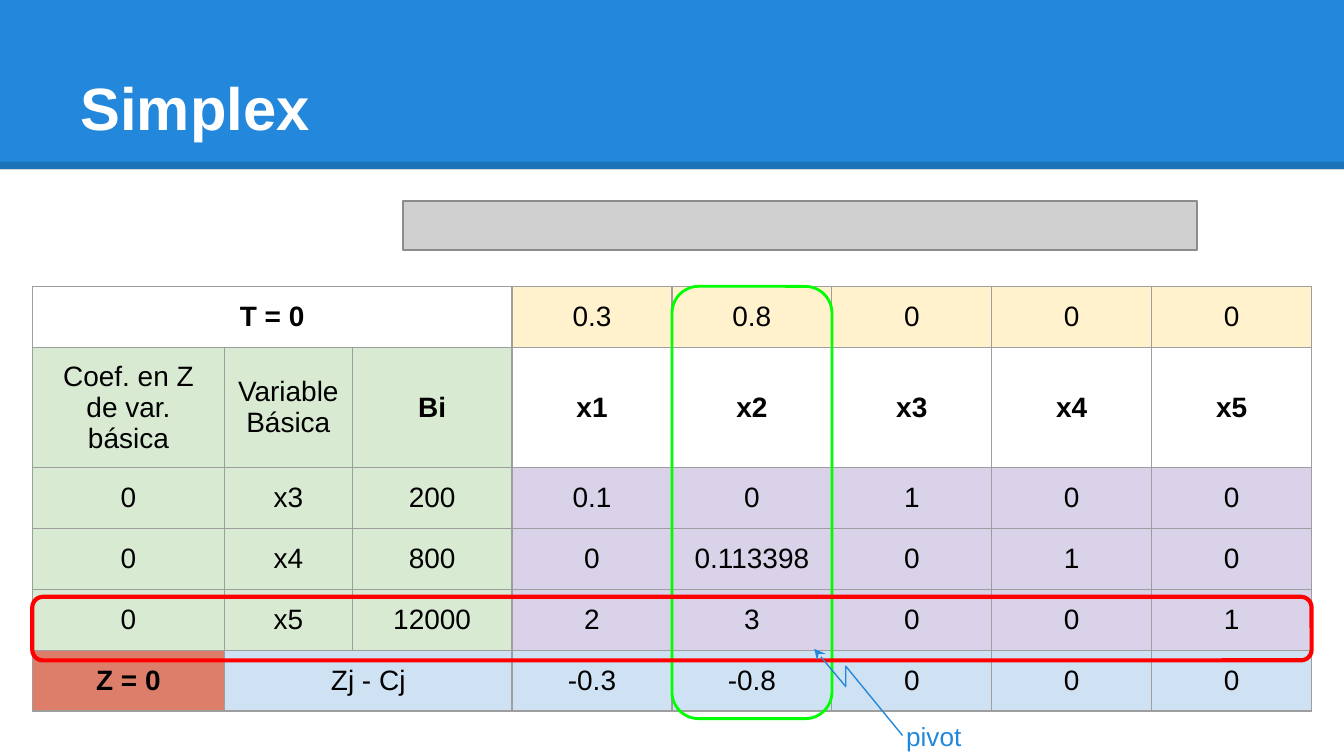
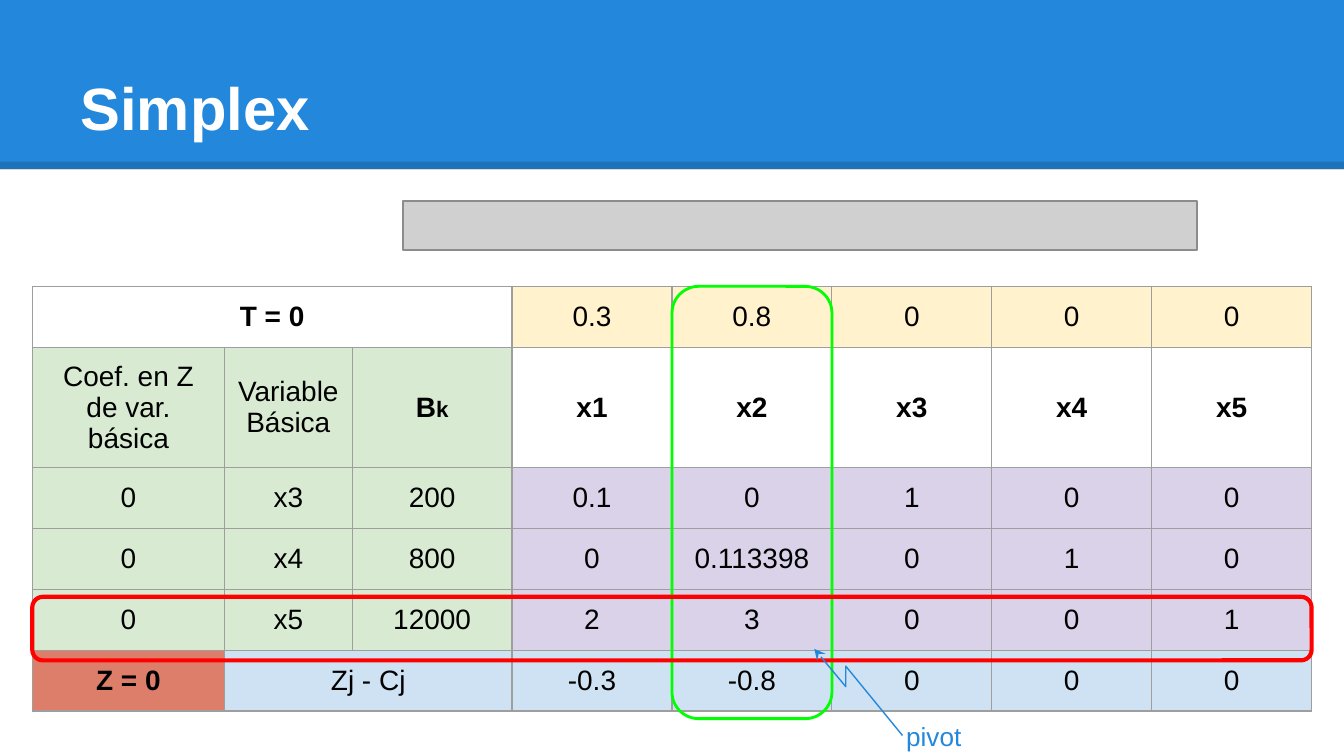
Before and after one commit to investigacion-operativa/pyOperativ, a slide deck: slide 6 of 07_programacion_matematica/ejercicios/io2021_clase17_ejercicio9_simplex_resuelto.pptx. Drawn at 1344x756 pixels with LibreOffice and Linux fonts; fonts in the diff are those of the drawing; grey boxes stand for pictures. Boxes give left, top, right and bottom in pixels: in the first picture for what was removed or moved away, otherwise in the second. Text is boxed around its words. In the diff, an @@ line names an element or a change of style, - is before the commit and + after.

```diff
--- a/07_programacion_matematica/ejercicios/io2021_clase17_ejercicio9_simplex_resuelto.pptx
+++ b/07_programacion_matematica/ejercicios/io2021_clase17_ejercicio9_simplex_resuelto.pptx
@@ table at (32,286,1312,727) @@
-row 2, column 3: Bi
+row 2, column 3: Bk
```
Also in this commit, not shown: 3 other slides changed, 1 other file.
